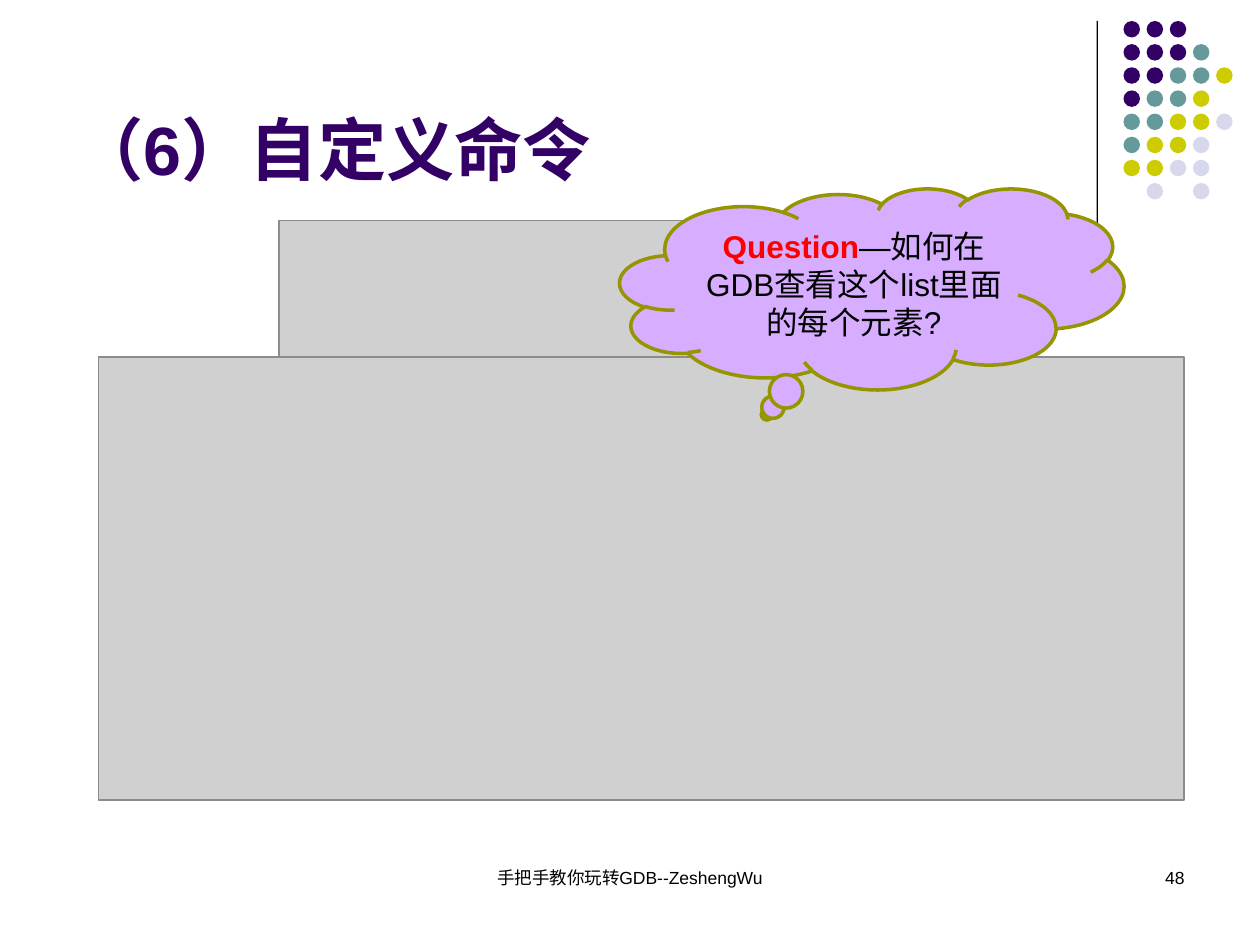
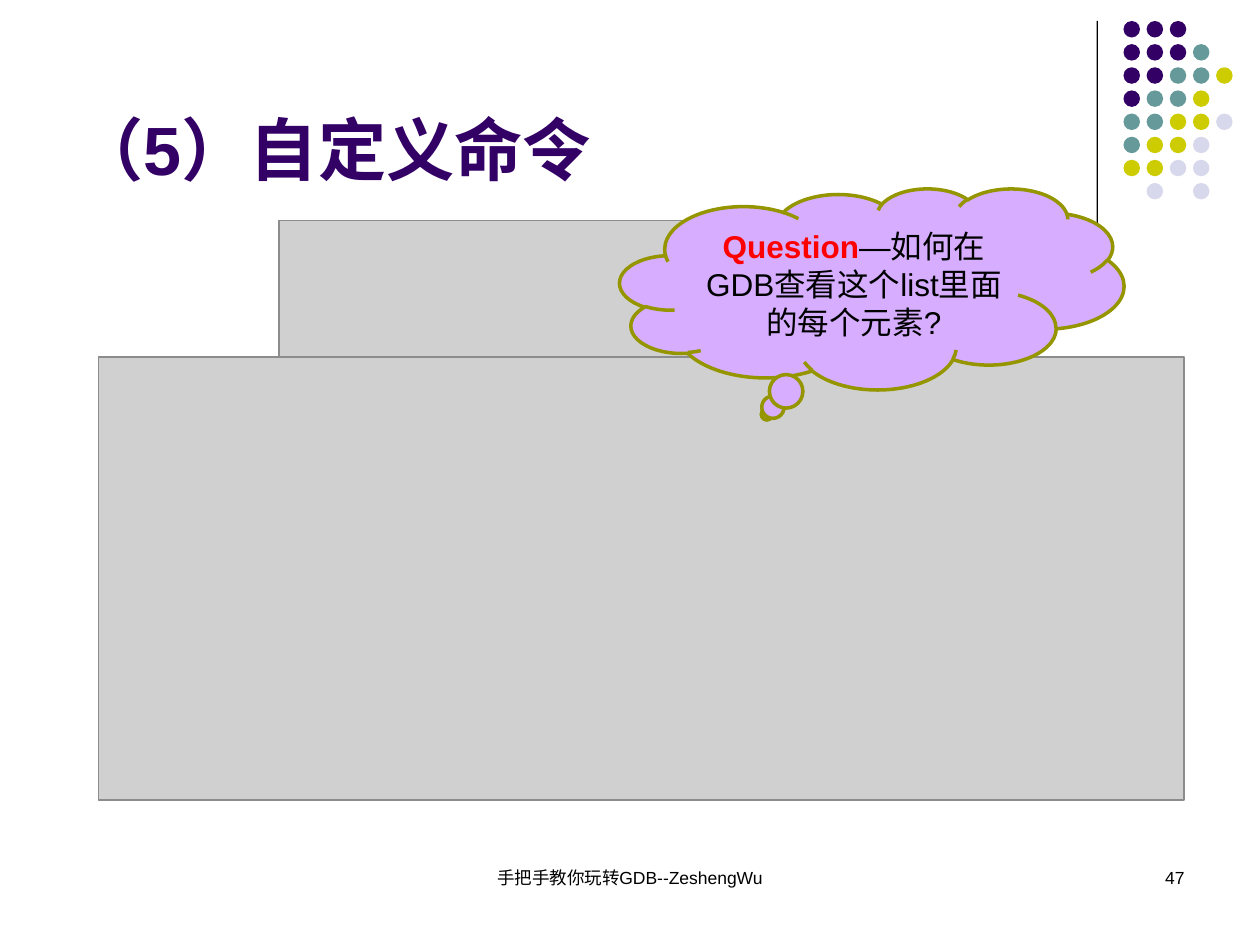
Before and after one commit to KublaikhanGeek/reactor, a slide deck: slide 47 of docs/手把手教你玩转GDB/手把手教你玩转GDB.ppt (slide 48 before the commit). Drawn at 1260x945 pixels with LibreOffice and Linux fonts; fonts in the diff are those of the drawing; grey boxes stand for pictures. Boxes give left, top, right and bottom in pixels: in the first picture for what was removed or moved away, otherwise in the second. Text is boxed around its words. In the diff, an @@ line names an element or a change of style, - is before the commit and + after.

```diff
--- a/docs/手把手教你玩转GDB/手把手教你玩转GDB.ppt
+++ b/docs/手把手教你玩转GDB/手把手教你玩转GDB.ppt
@@ title at <box>76,116,592,182</box>: text changed @@
-（6）自定义命令
+（5）自定义命令
@@ page number at <box>1165,872,1184,884</box>: text changed @@
-48
+47
```
Also in this commit, not shown: 21 other slides changed, 1 slide added, 1 slide removed, 1 other file.
